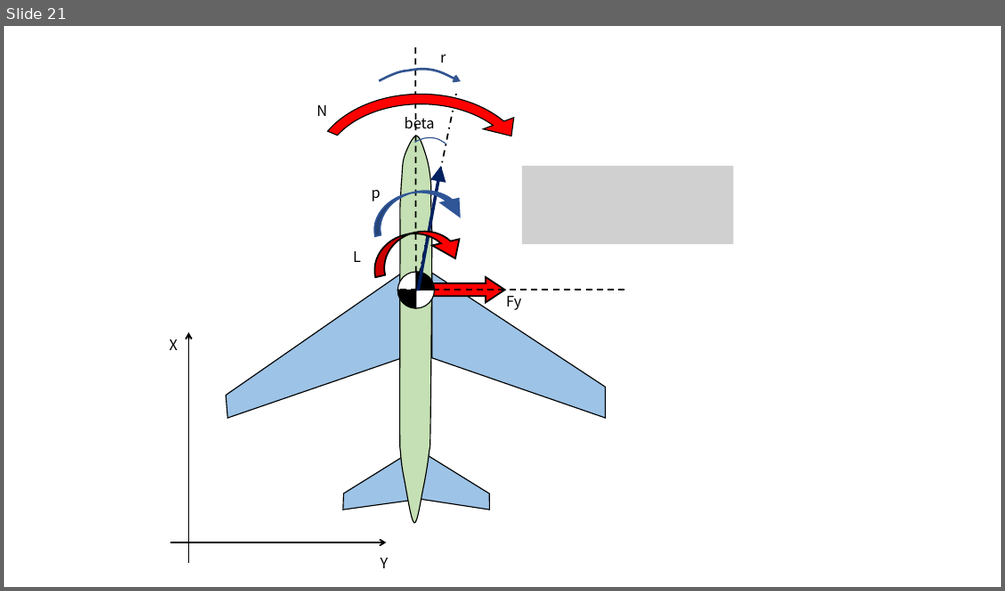
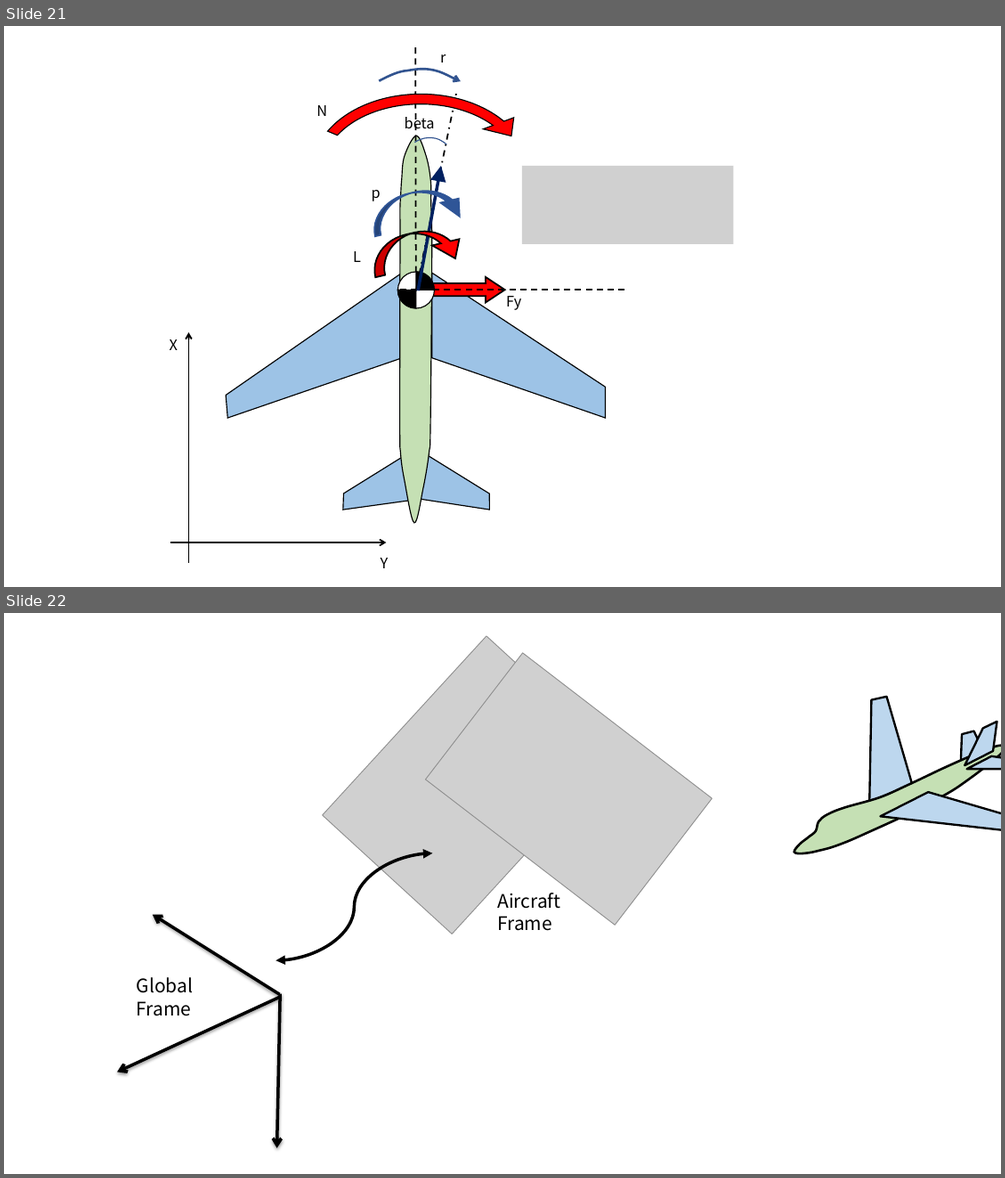
Before and after one commit to zeta-plusplus/AircraftDynamics, a slide deck: figs/makeFigs.pptx. Shown one above the other, each under a label of ours: slide 21 before the commit, slides 21 and 22 after it. The pictures are 1005x591 and 1005x1178 pixels, drawn with LibreOffice and Linux fonts; fonts in the diff are those of the drawing; grey boxes stand for pictures. Boxes give left, top, right and bottom in pixels: in the first picture for what was removed or moved away, otherwise in the second. Text is boxed around its words. In the diff, an @@ line names an element or a change of style, - is before the commit and + after.

```diff
--- a/figs/makeFigs.pptx
+++ b/figs/makeFigs.pptx
@@ slide 22 added at (4, 613, 1001, 1174), background #FFFFFF @@
@@ picture added at (323, 635, 616, 933) @@
@@ picture added at (426, 653, 712, 925) @@
@@ freeform shape added at (869, 697, 913, 811), fill #BDD7EE, outline #000000 2 pt @@
@@ freeform shape added at (794, 746, 1001, 854), fill #C5E0B4, outline #000000 2.25 pt @@
@@ freeform shape added at (881, 746, 1001, 893), fill #BDD7EE, outline #000000 2 pt @@
@@ freeform shape added at (961, 731, 986, 763), fill #BDD7EE, outline #000000 2 pt @@
@@ freeform shape added at (965, 722, 997, 765), fill #BDD7EE, outline #000000 2 pt @@
@@ freeform shape added at (967, 738, 1001, 794), fill #BDD7EE, outline #000000 2 pt @@
@@ curved double arrow added from (276, 961) to (432, 853), #000000 3 pt @@
@@ text added at (497, 892, 560, 931), 18 pt, text #000000 @@
+Aircraft
+Frame
@@ arrow added from (279, 995) to (153, 915), #000000 3 pt @@
@@ text added at (137, 977, 194, 1016), 18 pt, text #000000 @@
+Global
+Frame
@@ arrow added from (281, 997) to (117, 1072), #000000 3 pt @@
@@ arrow added from (280, 994) to (277, 1148), #000000 3 pt @@
```
Also in this commit, not shown: 1 slide removed, 5 other files.
